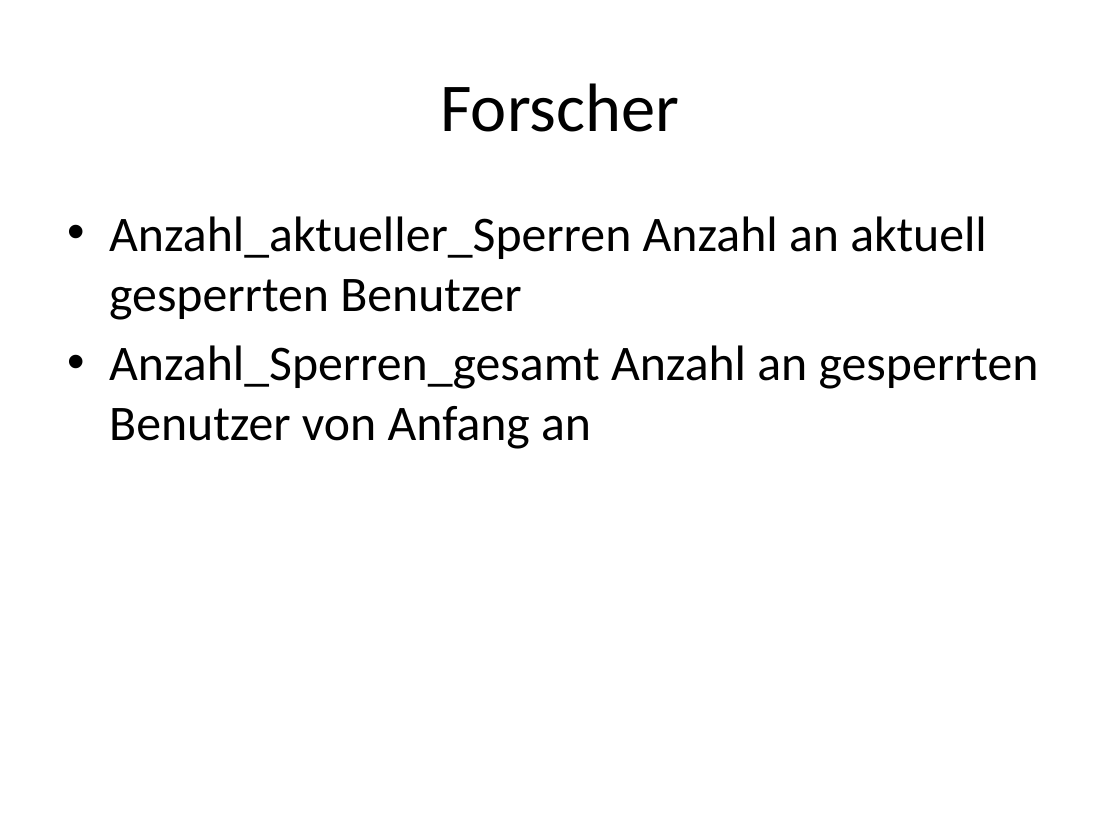
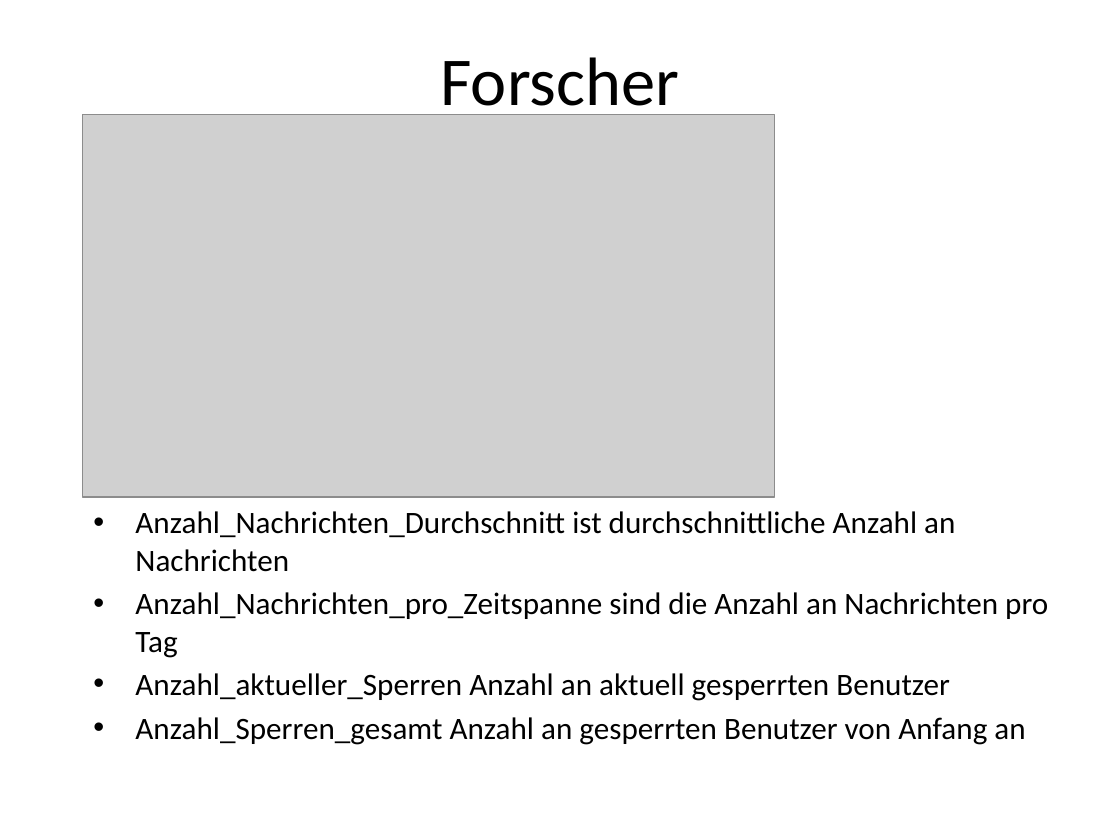
Before and after one commit to Misurecp94/SWE_SocialNetwork, a slide deck: slide 10 of Präsentationen/SocialNetwork_BlueCouch_Präsentation_v0.9.pptx (slide 8 before the commit). Drawn at 1120x840 pixels with LibreOffice and Linux fonts; fonts in the diff are those of the drawing; grey boxes stand for pictures. Boxes give left, top, right and bottom in pixels: in the first picture for what was removed or moved away, otherwise in the second. Text is boxed around its words. In the diff, an @@ line names an element or a change of style, - is before the commit and + after.

```diff
--- a/Präsentationen/SocialNetwork_BlueCouch_Präsentation_v0.9.pptx
+++ b/Präsentationen/SocialNetwork_BlueCouch_Präsentation_v0.9.pptx
@@ title "Forscher" rewrapped from [440,83,679,132] to [440,57,679,122] @@
@@ picture added at [82,114,774,497] @@
@@ text "Anzahl_Nachrichten_Durchschnitt ist durchschnittliche Anzahl ...": place and size @@
-text "Anzahl_Nachrichten_Durchschnitt ist durchschnittliche Anzahl ..." at [109,216,1039,449]
+text "Anzahl_Nachrichten_Durchschnitt ist durchschnittliche Anzahl ..." at [135,511,1048,745]
@@ text at [135,511,1048,658]: paragraphs added @@
+• Anzahl_Nachrichten_Durchschnitt ist durchschnittliche Anzahl an Nachrichten
+• Anzahl_Nachrichten_pro_Zeitspanne sind die Anzahl an Nachrichten pro Tag
@@ text at [135,673,1025,745]: size 32 to 20 pt in "Anzahl_aktueller_Sperren Anzahl an aktuell gesperrten Benutz ...", "Anzahl_Sperren_gesamt Anzahl an gesperrten Benutzer von Anfa ..."; less space between paragraphs @@
```
Also in this commit, not shown: 6 other slides changed, 2 slides added.
